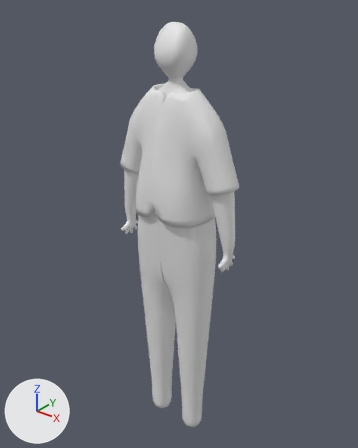
The Blender file Human1.blend: old version first, new version second.
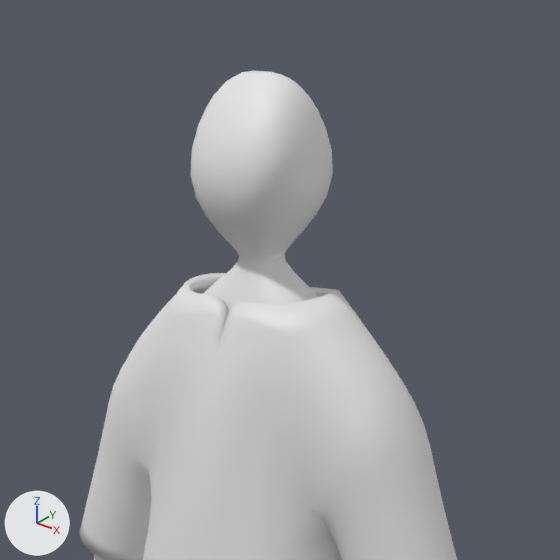
Old and new are each drawn whole from a camera (50 mm lens) standing at (0.808, -0.997, 2.001) and looking at (-0.018, 0.035, 1.361) and again close up on the part from 27% to 75% of the width and 0% to 38% of the height. The axes (+X, +Y, +Z) are drawn at lower left. The lights are the same throughout.

Objects in the first close-up: 'Vert', 'Vert.001'.
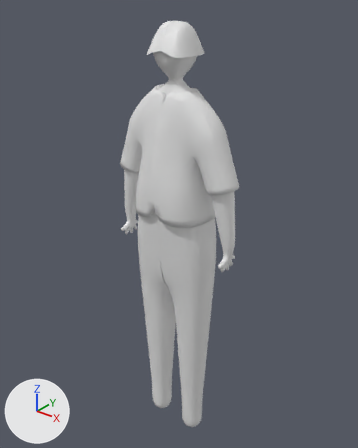
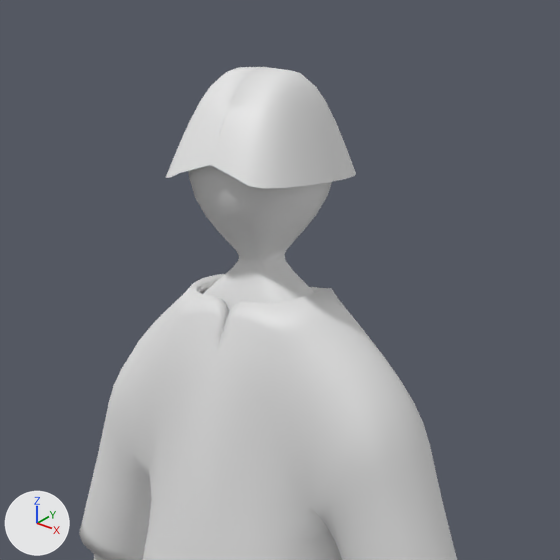
Commit message: 人モデリング中

The change, as JSON lines over the scene's bpy script:
```json
{"block": "me_vert", "where": "me_vert.from_pydata(...)  # 186 vertices, 173 faces, 1 loose edge; spans x 0.0..0.28, y -0.12..0.12, z 0.6..2.39"}
{"block": "me_vert", "where": "# used by ob_vert; location = (0.0, 0.0, 0.2); scale = (0.72, 0.72, 0.72)"}
{"block": "me_vert", "change": "me_vert part 1"}
{"op": "set", "path": "me_vert.vertices[62].co", "old": "(0.05, -0.02, 2.39)", "new": "(0.05, -0.04, 2.39)"}
{"op": "set", "path": "me_vert.vertices[63].co", "old": "(0.05, 0.02, 2.39)", "new": "(0.05, 0.04, 2.39)"}
{"op": "set", "path": "me_vert.vertices[157].co", "old": "(0.0, 0.02, 2.39)", "new": "(0.0, 0.04, 2.39)"}
{"op": "set", "path": "me_vert.vertices[158].co", "old": "(0.0, -0.02, 2.39)", "new": "(0.0, -0.04, 2.39)"}
{"block": "me_vert_001", "where": "me_vert_001.from_pydata(...)  # 34 vertices, 24 faces; spans x -0.12..0.131, y -0.122..0.122, z -0.228..0.249"}
{"block": "me_vert_001", "where": "# used by ob_vert_001; location = (0.092, 0.002, 1.57); scale = (0.764, 0.764, 0.764)"}
{"block": "me_vert_001", "change": "me_vert_001 part 2"}
{"op": "set", "path": "me_vert_001.vertices[32].co", "old": "(-0.04, -0.038, 0.246)", "new": "(-0.053, -0.038, 0.246)"}
{"op": "set", "path": "me_vert_001.vertices[33].co", "old": "(-0.044, 0.03, 0.249)", "new": "(-0.057, 0.03, 0.249)"}
{"op": "add", "block": "me_vert_003", "code": ["me_vert_003 = bpy.data.meshes.new('Vert.003')", "me_vert_003.from_pydata([(0.006, -0.038, 0.055), (0.006, 0.045, 0.055), (0.045, -0.09, -0.055), (0.045, 0.09, -0.055), (-0.031, 0.045, 0.055), (-0.031, -0.038, 0.055), (-0.031, 0.09, -0.055), (-0.031, -0.09, -0.055)], [], [(1, 0, 2, 3), (4, 1, 3, 6), (0, 5, 7, 2), (1, 4, 5, 0)])", "me_vert_003.polygons.foreach_set('use_smooth', [True] * 4)"]}
{"op": "add", "block": "ob_vert_002", "code": ["ob_vert_002 = bpy.data.objects.new('Vert.002', me_vert_003)", "ob_vert_002.location = (0.032, 0.0, 1.884)", "ob_vert_002.scale = (0.72, 0.72, 0.72)", "_m = ob_vert_002.modifiers.new('細分化', 'SUBSURF')", "_m.levels = 4", "_m.render_levels = 4", "_m = ob_vert_002.modifiers.new('ミラー', 'MIRROR')", "_m.use_clip = True", "_m.merge_threshold = 0.06", "_m.mirror_object = ob_vert"]}
```

Location of each change, (x1, y1, x2, y2) in pixels of the close-ups (560 x 560 px; the box of a moved part takes in the faces that stretch with it):
```json
{"object": "Vert.001", "change": "reshaped", "before": [79, 273, 457, 560], "after": [79, 274, 457, 560]}
{"object": "Vert", "change": "reshaped", "before": [94, 71, 333, 560], "after": [94, 165, 332, 560]}
{"object": "Vert.002", "change": "added", "after": [166, 66, 356, 188]}
{"part": 1, "of": "me_vert", "change": "moved or reshaped", "before": [191, 71, 333, 183], "after": [189, 165, 243, 183]}
{"part": 2, "of": "me_vert_001", "change": "moved or reshaped", "before": [130, 273, 401, 504], "after": [131, 274, 399, 504]}
```
